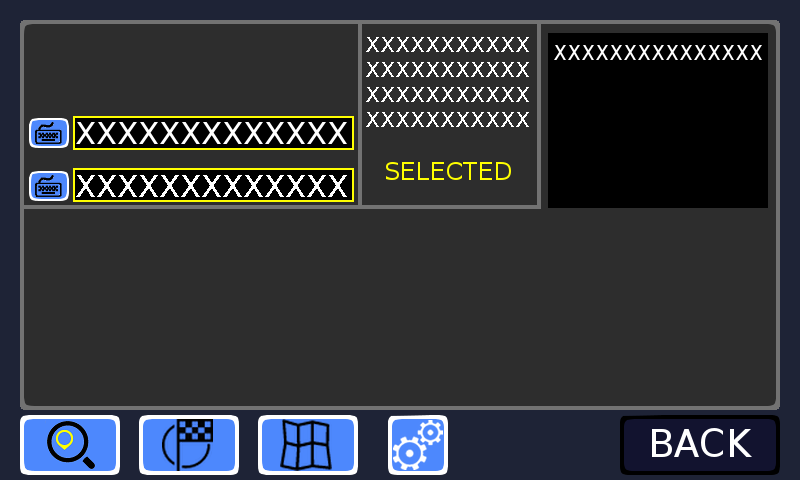
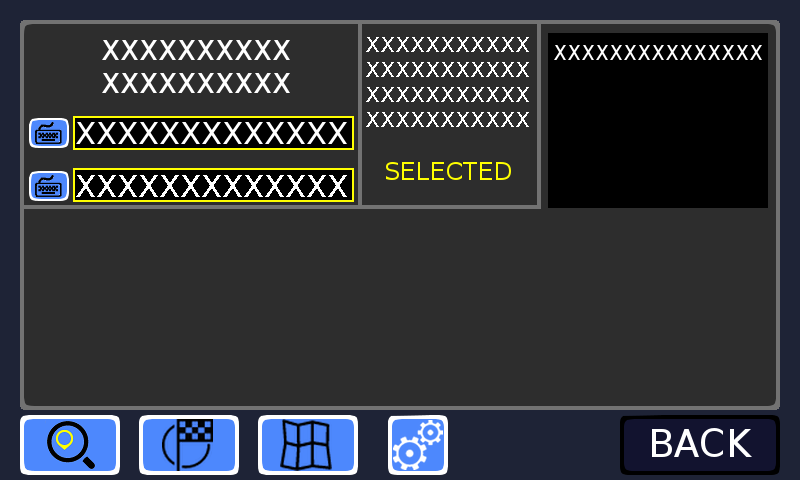
The second 800x480 image is a revision of the first. Changes to its layers:
added layer "poiName" above "categoryValue" over [102, 40, 290, 93]
